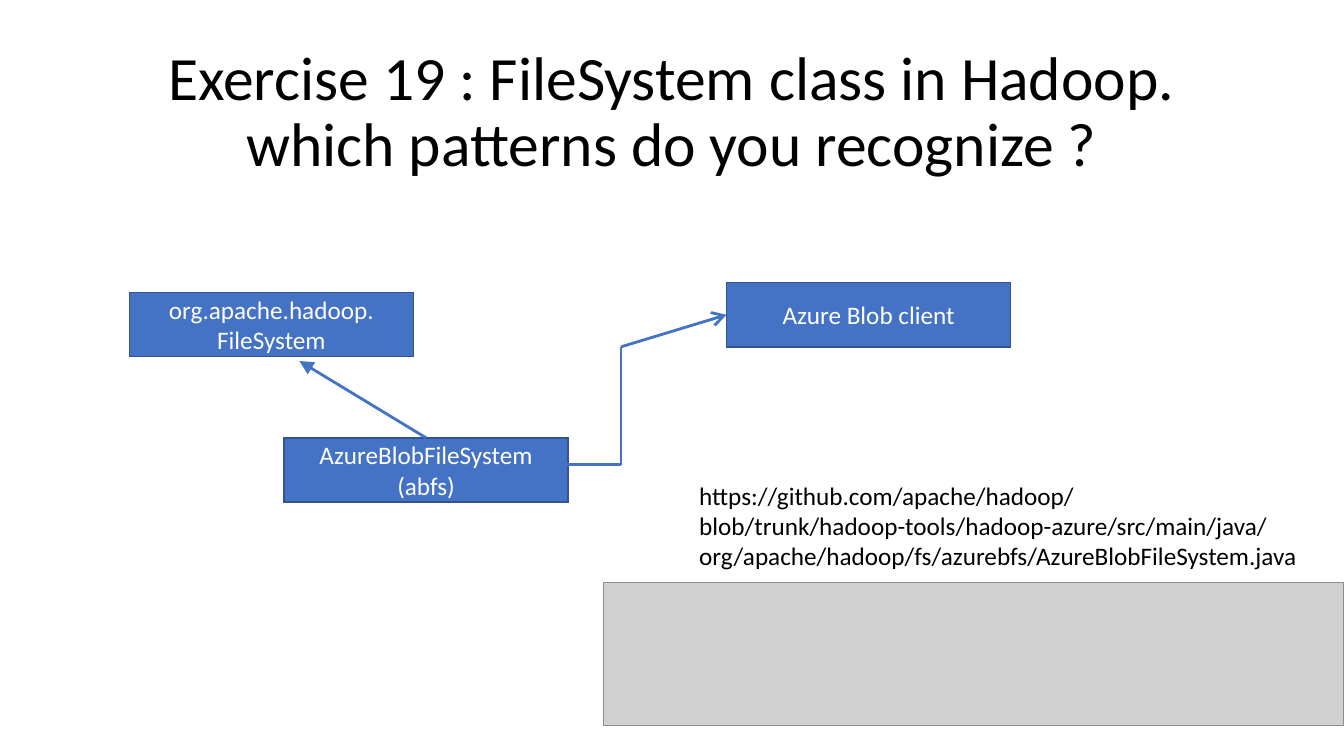
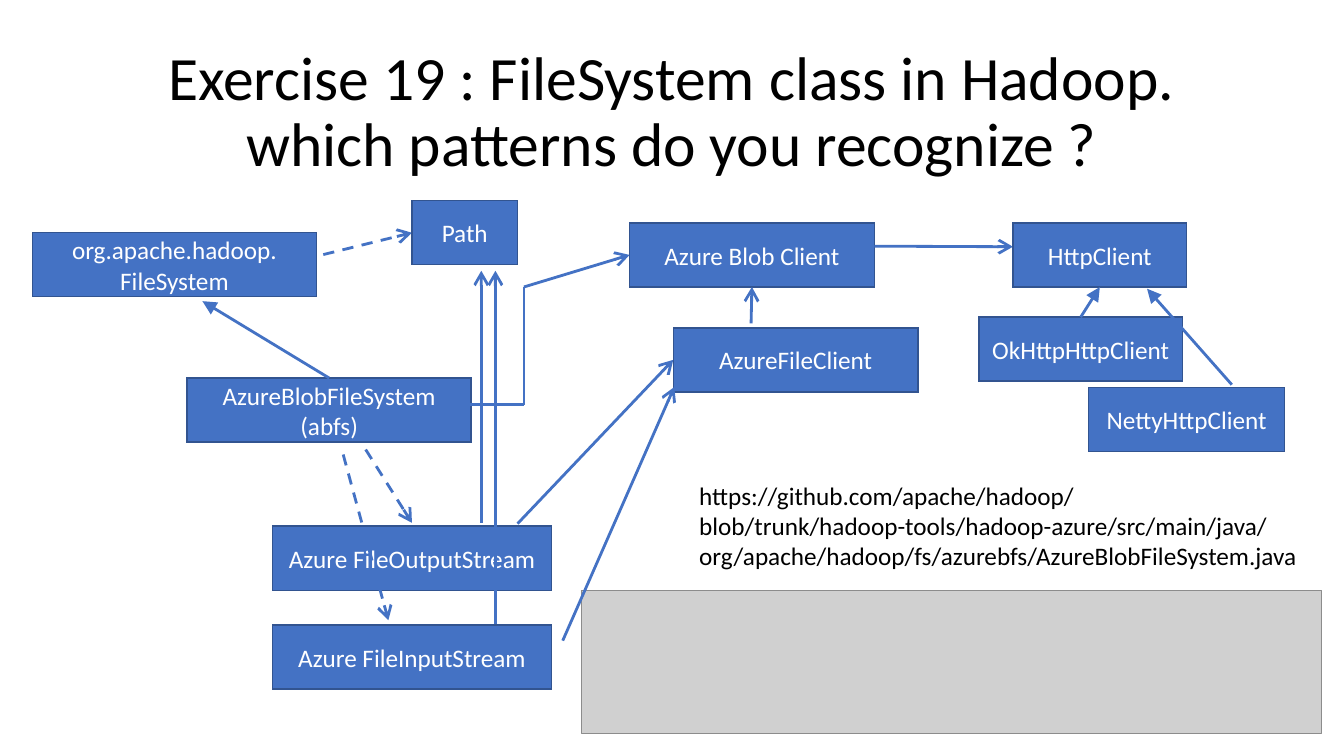
Before and after one commit to Arnaud-Nauwynck/presentations, a slide deck: slide 21 of java/TP-design-patterns/handson-1-design-patterns.pptx. Drawn at 1344x756 pixels with LibreOffice and Linux fonts; fonts in the diff are those of the drawing; grey boxes stand for pictures. Boxes give left, top, right and bottom in pixels: in the first picture for what was removed or moved away, otherwise in the second. Text is boxed around its words. In the diff, an @@ line names an element or a change of style, - is before the commit and + after.

```diff
--- a/java/TP-design-patterns/handson-1-design-patterns.pptx
+++ b/java/TP-design-patterns/handson-1-design-patterns.pptx
@@ rectangle added at box(412, 201, 518, 265), fill #4472C4, outline #325491 1 pt, 18 pt, text #FFFFFF @@
+Path
@@ arrow added from (324, 255) to (412, 233), #4472C4 2 pt dashed @@
@@ rectangle "Azure Blob Client": place and size @@
-rectangle "Azure Blob Client" at box(727, 283, 1011, 348)
+rectangle "Azure Blob Client" at box(630, 223, 875, 287)
@@ rectangle added at box(1013, 223, 1187, 287), fill #4472C4, outline #325491 1 pt, 18 pt, text #FFFFFF @@
+HttpClient
@@ text in rectangle at box(664, 247, 839, 265): text changed @@
-Azure Blob client
+Azure Blob Client
@@ arrow added from (874, 246) to (1013, 247), #4472C4 2 pt @@
@@ arrow added from (481, 523) to (481, 271), #4472C4 2 pt @@
@@ arrow added from (496, 625) to (496, 271), #4472C4 2 pt @@
@@ 2 rectangles, 2 arrows, 2 lines: place and size @@
-2 rectangles, 2 arrows, 2 lines at box(129, 292, 727, 502)
+2 rectangles, 2 arrows, 2 lines at box(32, 233, 630, 443)
@@ arrow added from (751, 324) to (752, 287), #4472C4 2 pt @@
@@ arrow added from (1081, 318) to (1100, 287), #4472C4 2 pt @@
@@ arrow added from (1232, 385) to (1147, 288), #4472C4 2 pt @@
@@ rectangle added at box(674, 328, 919, 392), fill #4472C4, outline #325491 1 pt, 18 pt, text #FFFFFF @@
+AzureFileClient
@@ rectangle added at box(979, 318, 1183, 382), fill #4472C4, outline #325491 1 pt, 18 pt, text #FFFFFF @@
+OkHttpHttpClient
@@ arrow added from (517, 524) to (674, 360), #4472C4 2 pt @@
@@ arrow added from (563, 641) to (675, 387), #4472C4 2 pt @@
@@ rectangle added at box(1089, 387, 1286, 452), fill #4472C4, outline #325491 1 pt, 18 pt, text #FFFFFF @@
+NettyHttpClient
@@ arrow added from (343, 455) to (388, 620), #4472C4 2 pt dashed @@
@@ arrow added from (366, 450) to (412, 523), #4472C4 2 pt dashed @@
@@ rectangle added at box(273, 526, 553, 591), fill #4472C4, outline #325491 1 pt, 18 pt, text #FFFFFF @@
+Azure FileOutputStream
@@ picture: place and size @@
-picture at box(604, 583, 1344, 726)
+picture at box(582, 591, 1322, 734)
@@ rectangle added at box(273, 625, 553, 690), fill #4472C4, outline #325491 1 pt, 18 pt, text #FFFFFF @@
+Azure FileInputStream
```
Also in this commit, not shown: 3 other slides changed, 3 other files.
